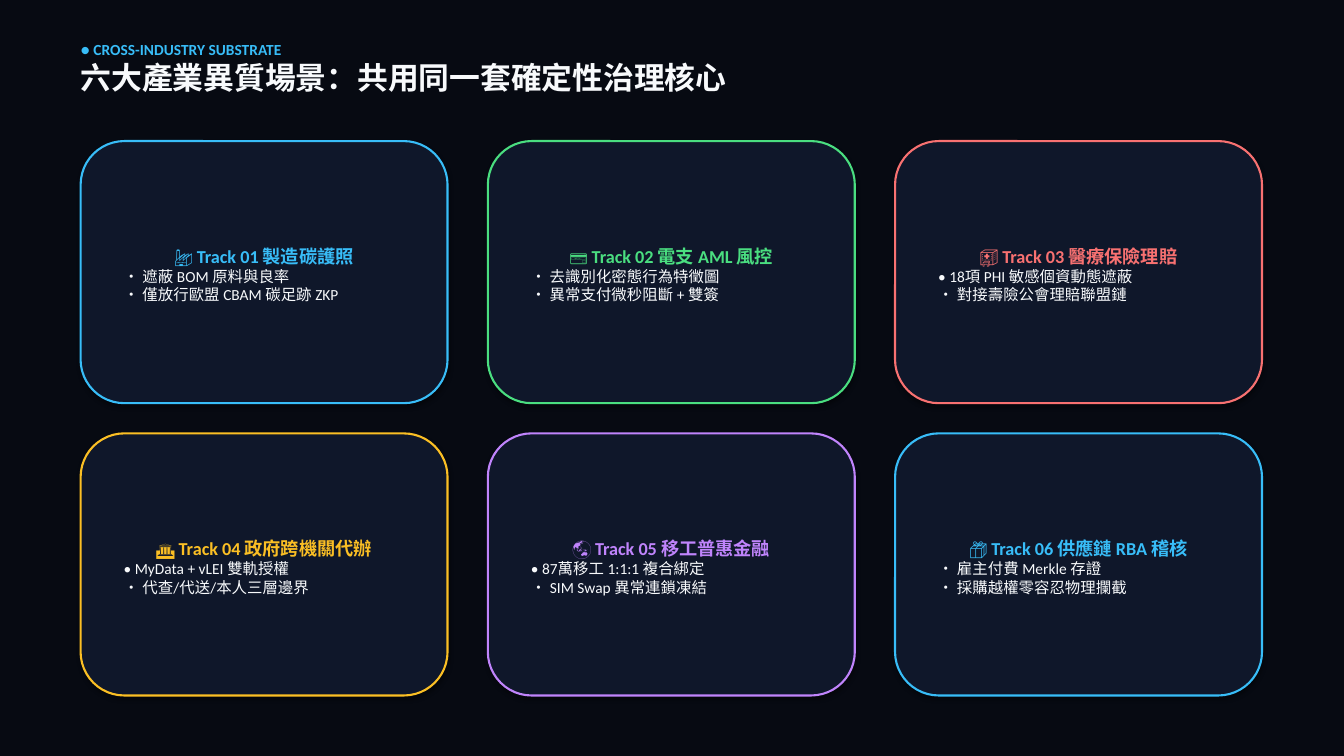
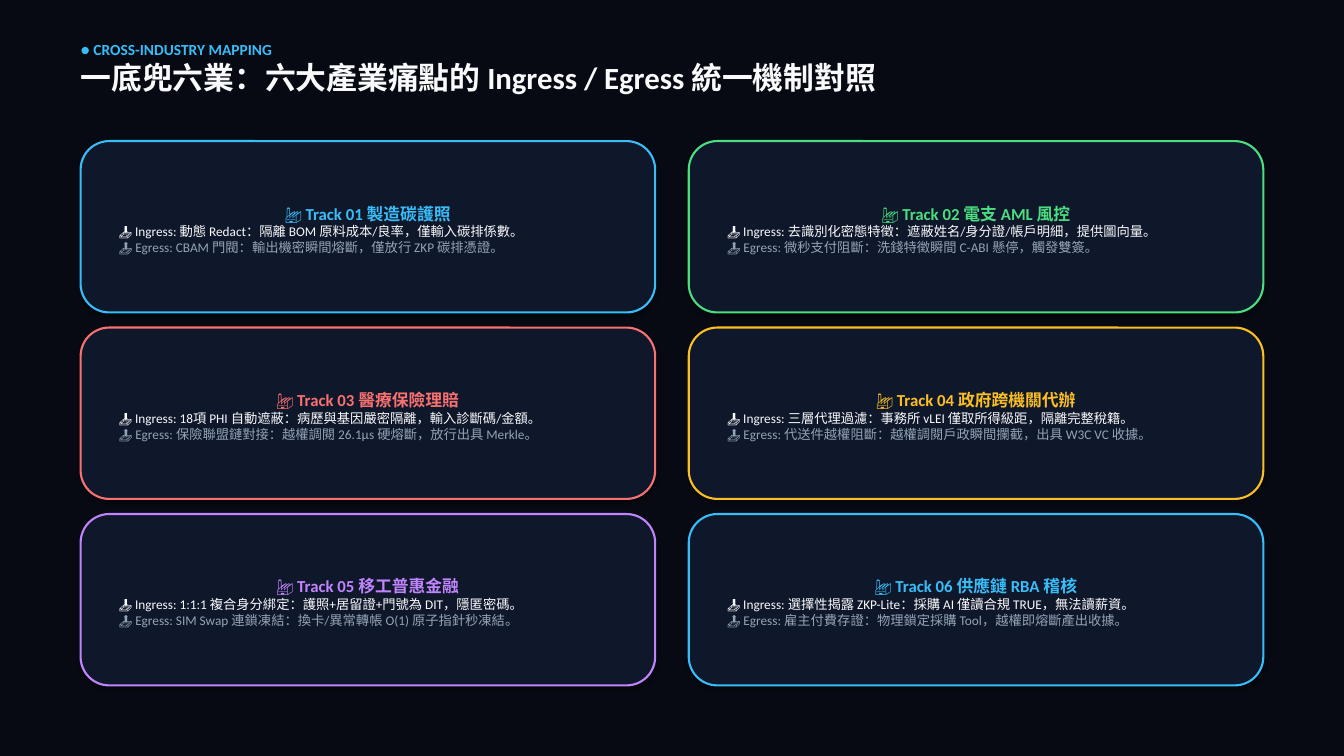
Before and after one commit to Top-Celestial-Company-Ltd/DROS-Hackathon-Showcase, a slide deck: slide 3 of DROS_DEMO.pptx (slide 6 before the commit). Drawn at 1344x756 pixels with LibreOffice and Linux fonts; fonts in the diff are those of the drawing. Boxes give left, top, right and bottom in pixels: in the first picture for what was removed or moved away, otherwise in the second. Text is boxed around its words. In the diff, an @@ line names an element or a change of style, - is before the commit and + after.

Commit message:
feat: upgrade pitch deck to seamlessly flow from Ingress/Egress 4-components to 6-industry matrix and OpenShip Multi-VEP dashboard

```diff
--- a/DROS_DEMO.pptx
+++ b/DROS_DEMO.pptx
@@ text at (x1=81, y1=45, x2=876, y2=95): text changed; size 11 to 22 pt; text colour #38BDF8 to #F8FAFC @@
-● CROSS-INDUSTRY SUBSTRATE
-六大產業異質場景：共用同一套確定性治理核心
+● CROSS-INDUSTRY MAPPING
+一底兜六業：六大產業痛點的 Ingress / Egress 統一機制對照
@@ rounded rectangle "🏭 Track 01 製造碳護照" resized from (x1=81, y1=141, x2=448, y2=403) to (x1=81, y1=141, x2=655, y2=313) @@
@@ rounded rectangle "🏭 Track 02 電支 AML ..." resized from (x1=488, y1=141, x2=855, y2=403) to (x1=689, y1=141, x2=1263, y2=313) @@
@@ text in rounded rectangle at (x1=306, y1=203, x2=451, y2=225): size 13 to 12 pt in "🏭 Track 01 製造碳護照" @@
@@ text in rounded rectangle at (x1=743, y1=205, x2=1157, y2=254): text changed; size 11 to 9.5 pt @@
-💳 Track 02 電支 AML 風控
-• 去識別化密態行為特徵圖
-• 異常支付微秒阻斷 + 雙簽
+🏭 Track 02 電支 AML 風控
+📥 Ingress: 去識別化密態特徵：遮蔽姓名/身分證/帳戶明細，提供圖向量。
+📤 Egress: 微秒支付阻斷：洗錢特徵瞬間 C-ABI 懸停，觸發雙簽。
@@ text in rounded rectangle at (x1=135, y1=225, x2=523, y2=254): text changed; size 11 to 9.5 pt @@
-• 遮蔽 BOM 原料與良率
-• 僅放行歐盟 CBAM 碳足跡 ZKP
+📥 Ingress: 動態 Redact：隔離 BOM 原料成本/良率，僅輸入碳排係數。
+📤 Egress: CBAM 門閥：輸出機密瞬間熔斷，僅放行 ZKP 碳排憑證。
@@ rounded rectangle "🏭 Track 03 醫療保險理賠" resized from (x1=895, y1=141, x2=1262, y2=403) to (x1=81, y1=328, x2=655, y2=499) @@
@@ rounded rectangle "🏭 Track 04 政府跨機關代辦" resized from (x1=81, y1=434, x2=448, y2=696) to (x1=689, y1=328, x2=1263, y2=499) @@
@@ text in rounded rectangle at (x1=135, y1=389, x2=541, y2=441): text changed; size 11 to 9.5 pt; text colour #F8FAFC to #94A3B8 @@
-🏥 Track 03 醫療保險理賠
-• 18項 PHI 敏感個資動態遮蔽
-• 對接壽險公會理賠聯盟鏈
+🏭 Track 03 醫療保險理賠
+📥 Ingress: 18項 PHI 自動遮蔽：病歷與基因嚴密隔離，輸入診斷碼/金額。
+📤 Egress: 保險聯盟鏈對接：越權調閱 26.1μs 硬熔斷，放行出具 Merkle。
@@ text in rounded rectangle at (x1=743, y1=389, x2=1152, y2=441): text changed; size 11 to 9.5 pt @@
-🏛️ Track 04 政府跨機關代辦
-• MyData + vLEI 雙軌授權
-• 代查/代送/本人三層邊界
+🏭 Track 04 政府跨機關代辦
+📥 Ingress: 三層代理過濾：事務所 vLEI 僅取所得級距，隔離完整稅籍。
+📤 Egress: 代送件越權阻斷：越權調閱戶政瞬間攔截，出具 W3C VC 收據。
@@ rounded rectangle "🏭 Track 05 移工普惠金融" resized from (x1=488, y1=434, x2=855, y2=696) to (x1=81, y1=514, x2=655, y2=686) @@
@@ rounded rectangle "🏭 Track 06 供應鏈 RBA ..." resized from (x1=895, y1=434, x2=1262, y2=696) to (x1=689, y1=514, x2=1263, y2=686) @@
@@ text in rounded rectangle at (x1=135, y1=577, x2=523, y2=627): text changed; size 11 to 9.5 pt @@
-🌏 Track 05 移工普惠金融
-• 87萬移工 1:1:1 複合綁定
-• SIM Swap 異常連鎖凍結
+🏭 Track 05 移工普惠金融
+📥 Ingress: 1:1:1 複合身分綁定：護照+居留證+門號為 DIT，隱匿密碼。
+📤 Egress: SIM Swap 連鎖凍結：換卡/異常轉帳 O(1) 原子指針秒凍結。
@@ text in rounded rectangle at (x1=743, y1=578, x2=1135, y2=627): text changed; size 11 to 9.5 pt @@
-📦 Track 06 供應鏈 RBA 稽核
-• 雇主付費 Merkle 存證
-• 採購越權零容忍物理攔截
+🏭 Track 06 供應鏈 RBA 稽核
+📥 Ingress: 選擇性揭露 ZKP-Lite：採購 AI 僅讀合規 TRUE，無法讀薪資。
+📤 Egress: 雇主付費存證：物理鎖定採購 Tool，越權即熔斷產出收據。
```
Also in this commit, not shown: 4 other slides changed, 1 slide removed.
